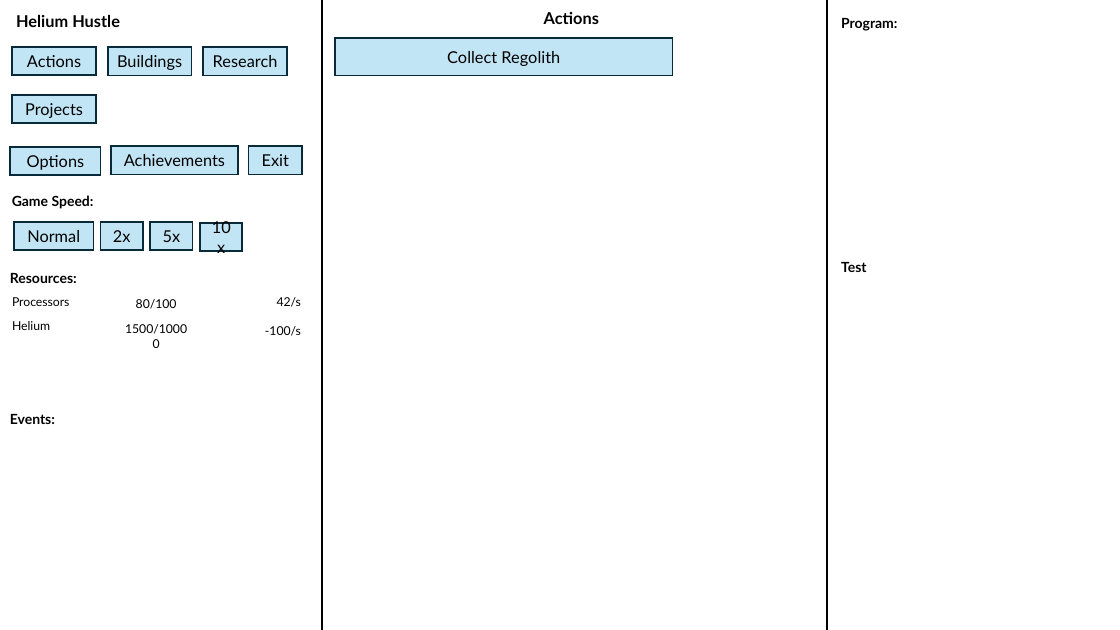
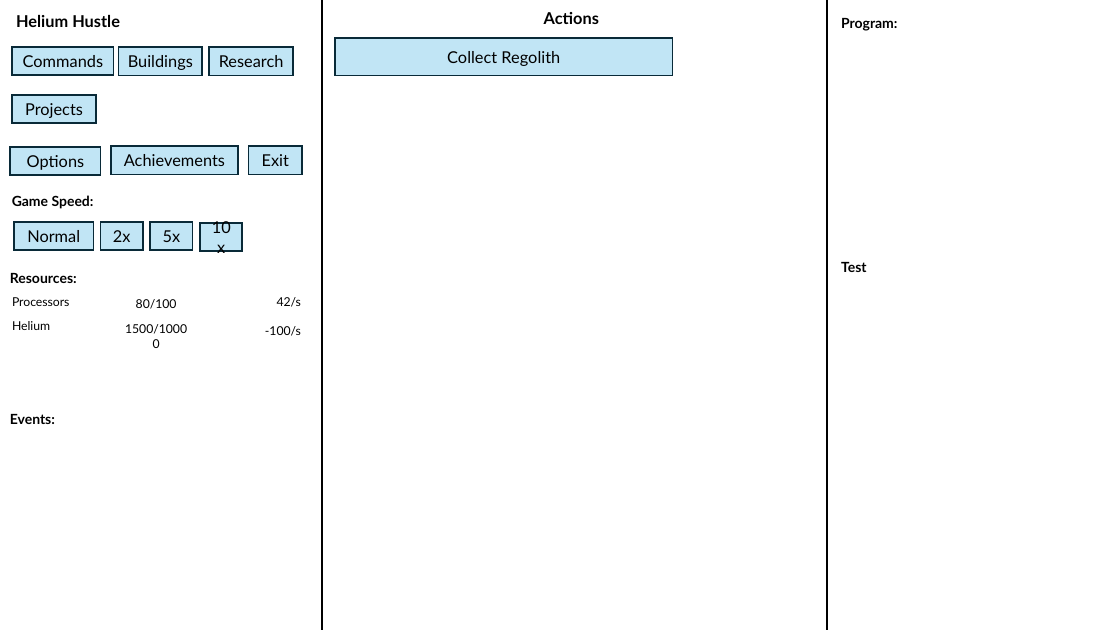
Before and after one commit to techmatt/helium-hustle, a slide deck: slide 1 of UIScreenshots/design.pptx. Drawn at 1120x630 pixels with LibreOffice and Linux fonts; fonts in the diff are those of the drawing. Boxes give left, top, right and bottom in pixels: in the first picture for what was removed or moved away, otherwise in the second. Text is boxed around its words. In the diff, an @@ line names an element or a change of style, - is before the commit and + after.

Commit message:
Command widget.

```diff
--- a/UIScreenshots/design.pptx
+++ b/UIScreenshots/design.pptx
@@ rectangle "Commands": place and size @@
-rectangle "Commands" at (13,47,97,76)
+rectangle "Commands" at (13,47,114,76)
@@ text in rectangle at (23,55,103,67): text changed @@
-Actions
+Commands
@@ rectangle "Buildings": place and size @@
-rectangle "Buildings" at (108,47,192,76)
+rectangle "Buildings" at (118,47,202,76)
@@ rectangle "Research": place and size @@
-rectangle "Research" at (203,47,287,76)
+rectangle "Research" at (209,47,293,76)
```
Also in this commit, not shown: 6 other files.
